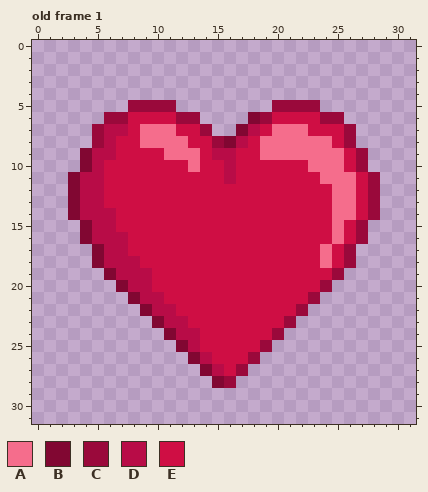
Pixel-art file, stored at assets_raw/heart.aseprite. The first picture shows the starting point.
32x32 pixels, 3 frames. Shown: old frame 1.
Palette (. is transparent): A #f56d8c  B #810732  C #9a093b  D #b80c47  E #cf0e44
After the commit:
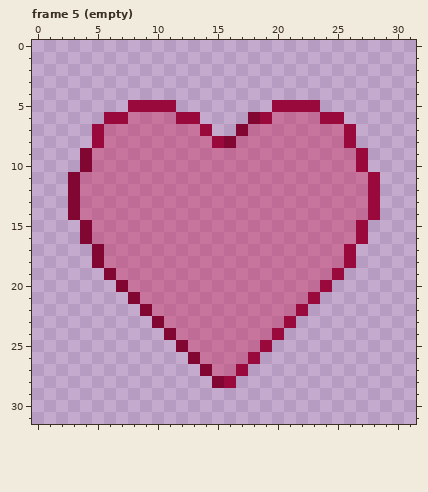
A new or re-ordered frame is compared with the old frame closest to it.
The author wrote: heart animation on user input
Difference:
frames 3 -> 5
colour E: #cf0e44 -> #cf0e4457
Changed rows in their new state; - is a pixel that keeps its letter.
Frame 5 (empty) is new; against old frame 1, layer "details":
first column x 4:
 7 --EE-EEE------E-EEE----
 8 --E--EEEE----E-EEEEEE--
 9 -EE----EEE-EE--EEEEEEE-
10 -E-------E--E------EEE-
11 EE----------E-------EEE
12 EE-------------------EE
13 EE-------------------EE
14 EEE------------------EE
15 -EE------------------E-
16 -EEE-----------------E-
17 --EE----------------E--
18 --EEE---------------E--
19 ---EEE-----------------
20 ----EE-----------------
21 -----EE----------------
22 ------EE---------------
23 -------EE--------------
24 --------EE-------------
25 ---------E-------------
26 ----------E------------
27 -----------E-----------
Pixel boxes of the changes (left, top, right, bottom) in both pictures:
changed: (80, 112, 368, 376)
